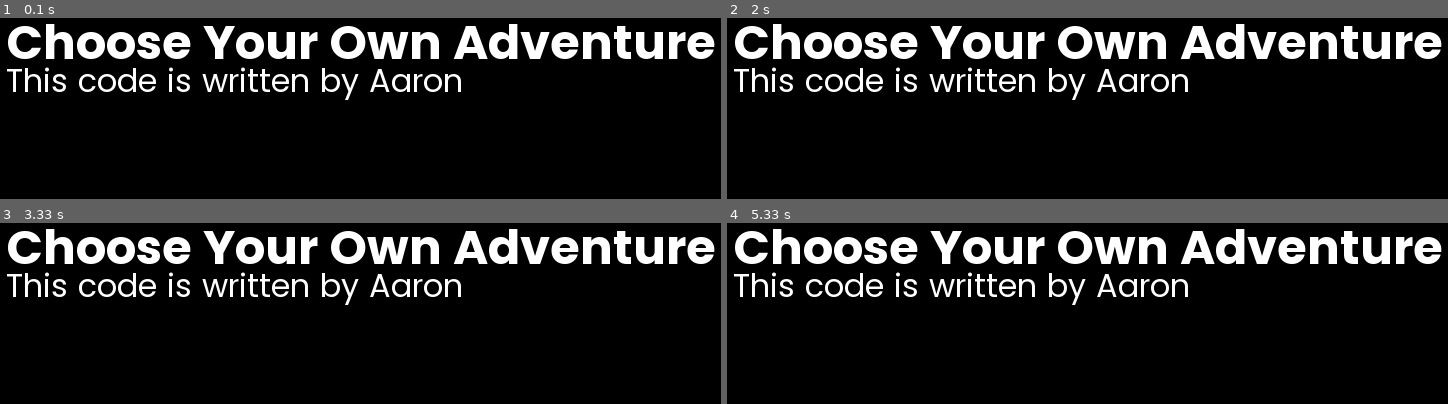
Above: before the commit, frames 1-4 (two rows, left to right).
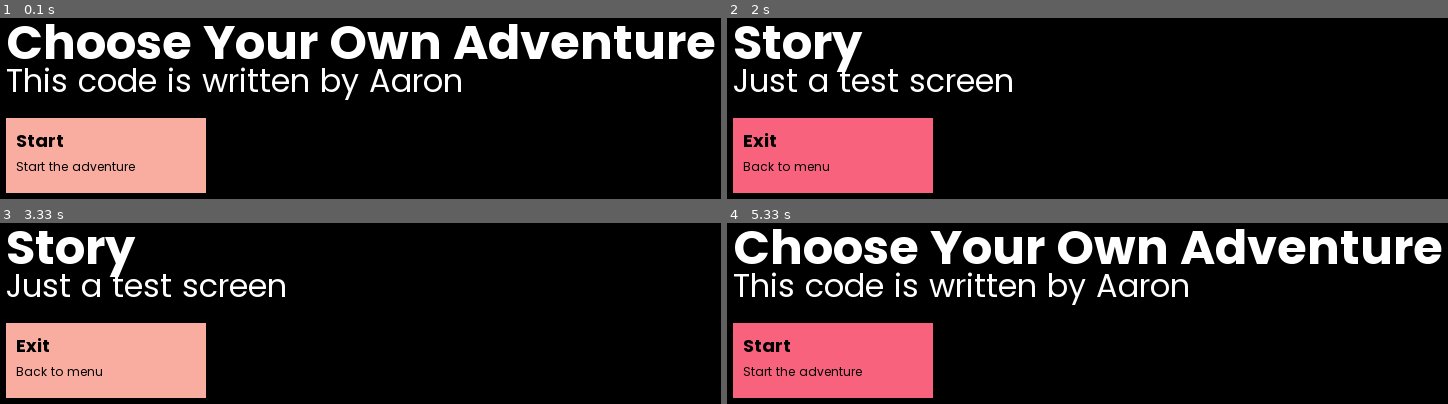
Above: after the commit, the same moments.

Repository: prawny-boy/Choose_Your_Own_Adventure
Game: pygame game, started from pygame_CYOA2.py
Two runs of this game, one before a commit and one after it. Both use one fixed random seed, a clock stepped at 60 frames per second and the inputs below.
Inputs (mouse positions are in pixels of both pictures, inside the frame that each line leads up to):
- Up to frame 1 (0.1 s): no input
- Up to frame 2 (2 s): press the mouse at (835, 155) at 0.37 s; move the mouse to (856, 180) at 0.47 s; release the mouse at (outside the picture) at 0.6 s; press the mouse at (835, 155) at 1.2 s; move the mouse to (outside the picture) at 1.3 s; release the mouse at (outside the picture) at 1.43 s; press the mouse at (835, 155) at 1.53 s; move the mouse to (856, 137) at 1.63 s; release the mouse at (885, 119) at 1.77 s; press the mouse at (835, 155) at 1.87 s; move the mouse to (849, 188) at 1.97 s
- Up to frame 3 (3.33 s): release the mouse at (outside the picture) at 2.1 s; press the mouse at (108, 360) at 2.2 s; move the mouse to (324, 347) at 2.3 s; release the mouse at (533, 333) at 2.43 s; press the mouse at (108, 360) at 3.03 s; move the mouse to (216, 333) at 3.13 s; release the mouse at (324, 308) at 3.27 s
- Up to frame 4 (5.33 s): press the mouse at (835, 360) at 3.37 s; move the mouse to (878, 351) at 3.47 s; release the mouse at (928, 344) at 3.6 s; press the mouse at (835, 360) at 3.7 s; move the mouse to (outside the picture) at 3.8 s; release the mouse at (outside the picture) at 3.93 s; press the mouse at (835, 360) at 4.03 s; move the mouse to (outside the picture) at 4.13 s; release the mouse at (outside the picture) at 4.27 s; click (863, 371) at 4.38 s; press the mouse at (835, 360) at 4.7 s; move the mouse to (outside the picture) at 4.8 s; release the mouse at (outside the picture) at 4.93 s; click (835, 360) at 5.05 s, where only the run after the commit has a clickable "Start"

The runs differ from the first frame. In frame 1, 11% of the frame differs, in the area x 0-29%, y 55-97%; in frame 2, 23%, in the area x 0-100%, y 3-97%; in frame 3, 23%; in frame 4, 11%.

Commit message:
Made mutliple screens, and a button cool down.

Diff:
--- a/pygame_CYOA2.py
+++ b/pygame_CYOA2.py
@@ -37,6 +37,8 @@
 # Settings
 game_state = "main_menu"
 frame_rate = 30
+button_cooldown = 500
+button_cooldown_end = 0
 
 # CLASSES ------------------------------------------------------------------------------------------------------
 
@@ -72,12 +74,14 @@
 
 # Helper function to create buttons for choices
 def create_button(x, y, w, h, heading_text="Button", heading_text_colour=colour_black, heading_text_font=font_poppins_b …(192 unchanged characters)…
+    global button_cooldown_end
     mouse = pygame.mouse.get_pos()
     click = pygame.mouse.get_pressed()
     if x + w > mouse[0] > x and y + h > mouse[1] > y: # Check if mouse is hovering over button
         pygame.draw.rect(screen, hover_colour, (x, y, w, h))
-        if click[0] == 1:
-            return True  # Button is clicked
+        if click[0] == 1 and button_cooldown_end < pygame.time.get_ticks():
+            button_cooldown_end = pygame.time.get_ticks() + button_cooldown
+            return True
     else:
         pygame.draw.rect(screen, button_colour, (x, y, w, h))
 
@@ -95,8 +99,6 @@
     # Render subtext using regular font
     draw_text(subtext, subtext_pos[0], subtext_pos[1], colour=subtext_colour, font=subtext_font)
 
-    pygame.display.flip()  # Update the display
-
 # MAIN LOOP --------------------------------------------------------------------------------------------------------
 
 while True:
@@ -111,6 +113,15 @@
 
     if game_state == "main_menu":
         display_heading(title="Choose Your Own Adventure", subtext="This code is written by Aaron")
+        main_menu = create_button(x=10, y=120, w=200, h=75, heading_text="Start", body_text="Start the adventure")
+        if main_menu:
+            game_state = "story"
+
+    elif game_state == "story":
+        display_heading(title="Story", subtext="Just a test screen")
+        exit_story = create_button(x=10, y=120, w=200, h=75, heading_text="Exit", body_text="Back to menu")
+        if exit_story:
+            game_state = "main_menu"
 
     # DRAW AND UPDATE --------------------------------------------------------------------------------------------------------
 
